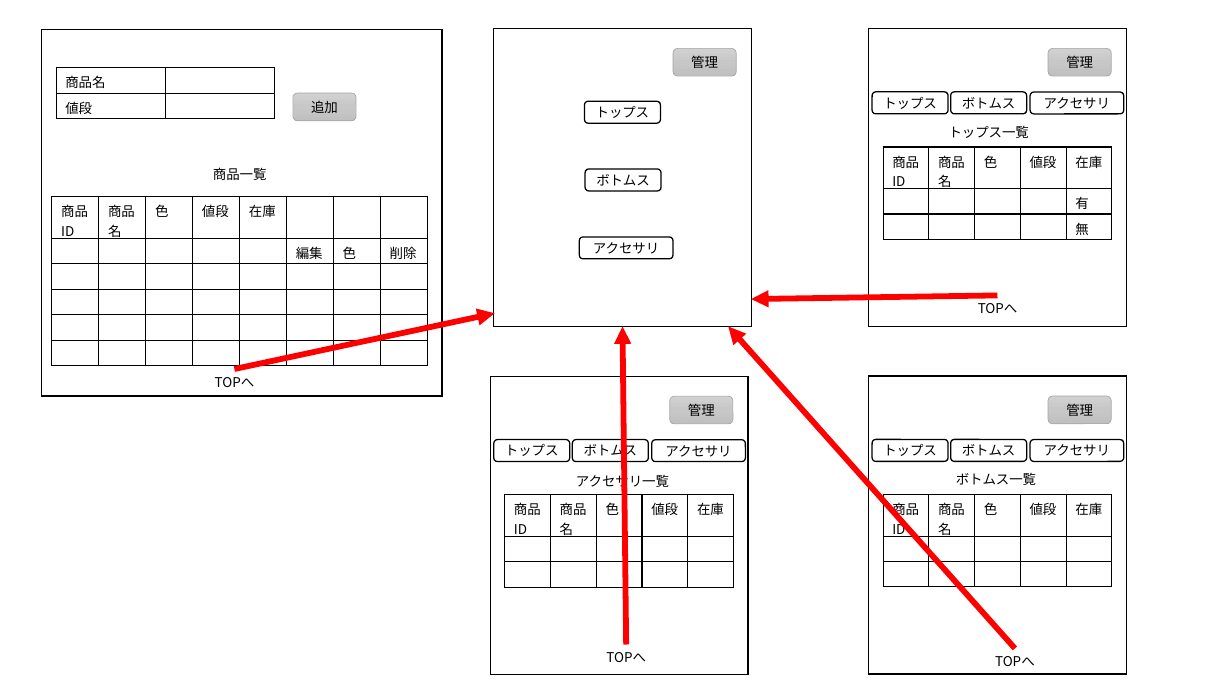
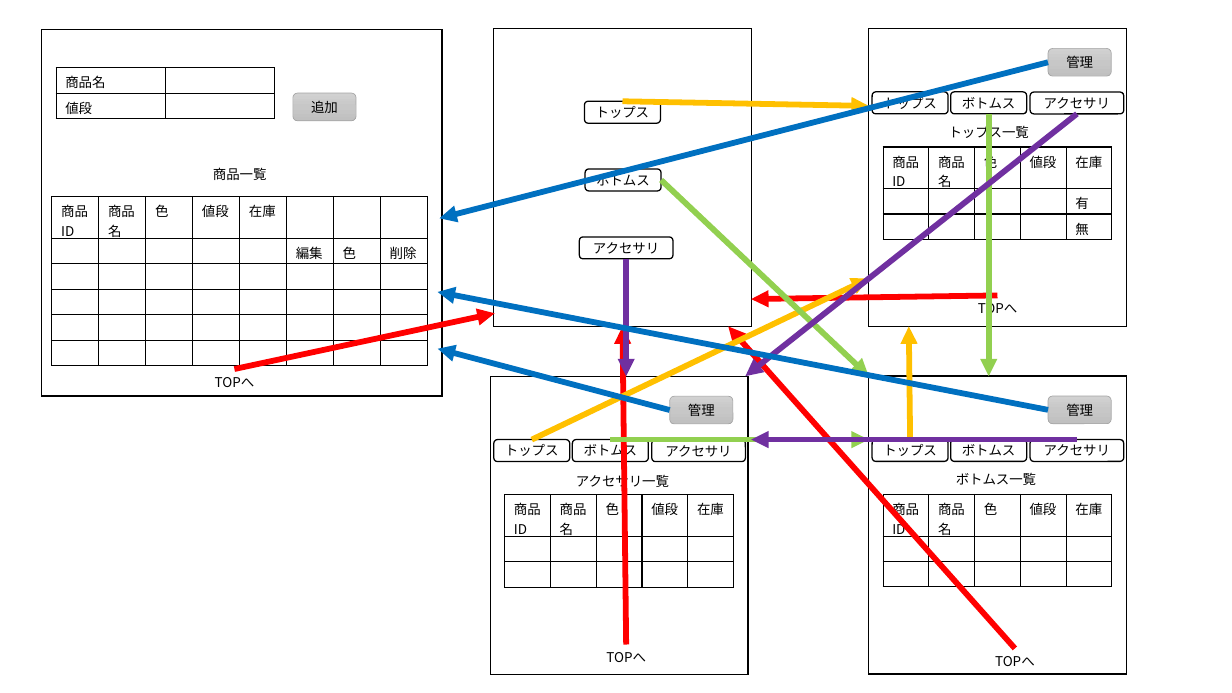
Before and after one commit to MitsukiFujita/Webapp, a slide deck: slide 8 of フレームワーク.pptx (slide 7 before the commit). Drawn at 1232x693 pixels with LibreOffice and Linux fonts; fonts in the diff are those of the drawing. Boxes give left, top, right and bottom in pixels: in the first picture for what was removed or moved away, otherwise in the second. Text is boxed around its words. In the diff, an @@ line names an element or a change of style, - is before the commit and + after.

```diff
--- a/フレームワーク.pptx
+++ b/フレームワーク.pptx
@@ rounded rectangle removed at (x1=673, y1=48, x2=736, y2=76) @@
-管理
@@ arrow added from (1048, 62) to (440, 218), #0070C0 4.5 pt @@
@@ arrow added from (623, 102) to (869, 106), #FFC000 4.5 pt @@
@@ arrow added from (1078, 114) to (746, 376), #7030A0 4.5 pt @@
@@ arrow added from (989, 114) to (989, 376), #92D050 4.5 pt @@
@@ arrow added from (662, 180) to (869, 376), #92D050 4.5 pt @@
@@ arrow added from (627, 259) to (627, 376), #7030A0 4.5 pt @@
@@ arrow added from (1048, 410) to (438, 292), #0070C0 4.5 pt @@
@@ arrow added from (532, 440) to (869, 278), #FFC000 4.5 pt @@
@@ arrow added from (910, 440) to (909, 326), #FFC000 4.5 pt @@
@@ arrow added from (670, 410) to (438, 348), #0070C0 4.5 pt @@
@@ arrow added from (611, 440) to (869, 440), #92D050 4.5 pt @@
@@ arrow added from (1078, 440) to (751, 440), #7030A0 4.5 pt @@
```
Also in this commit, not shown: 4 other slides changed, 2 slides added, 6 slides removed.
